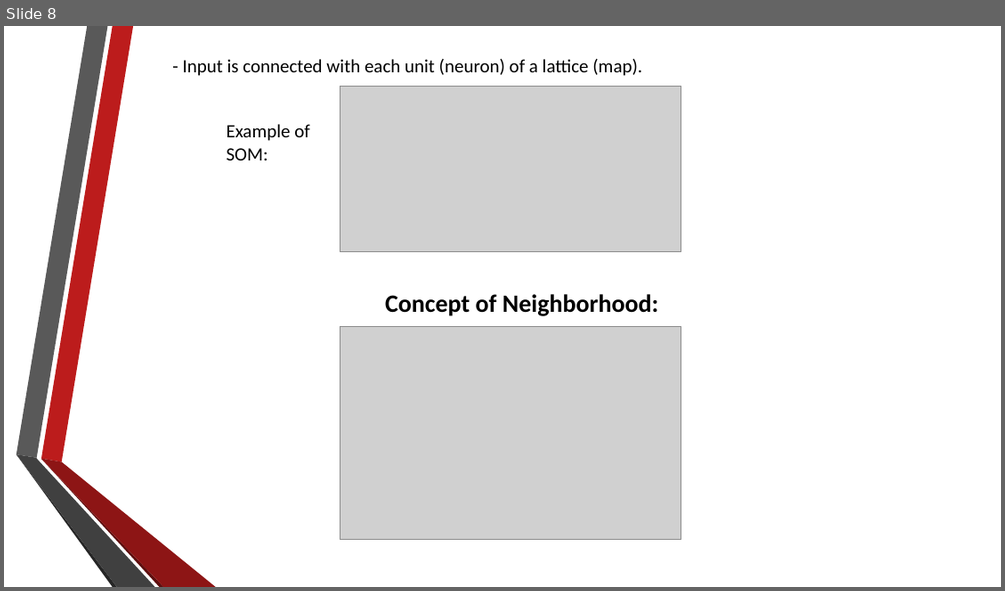
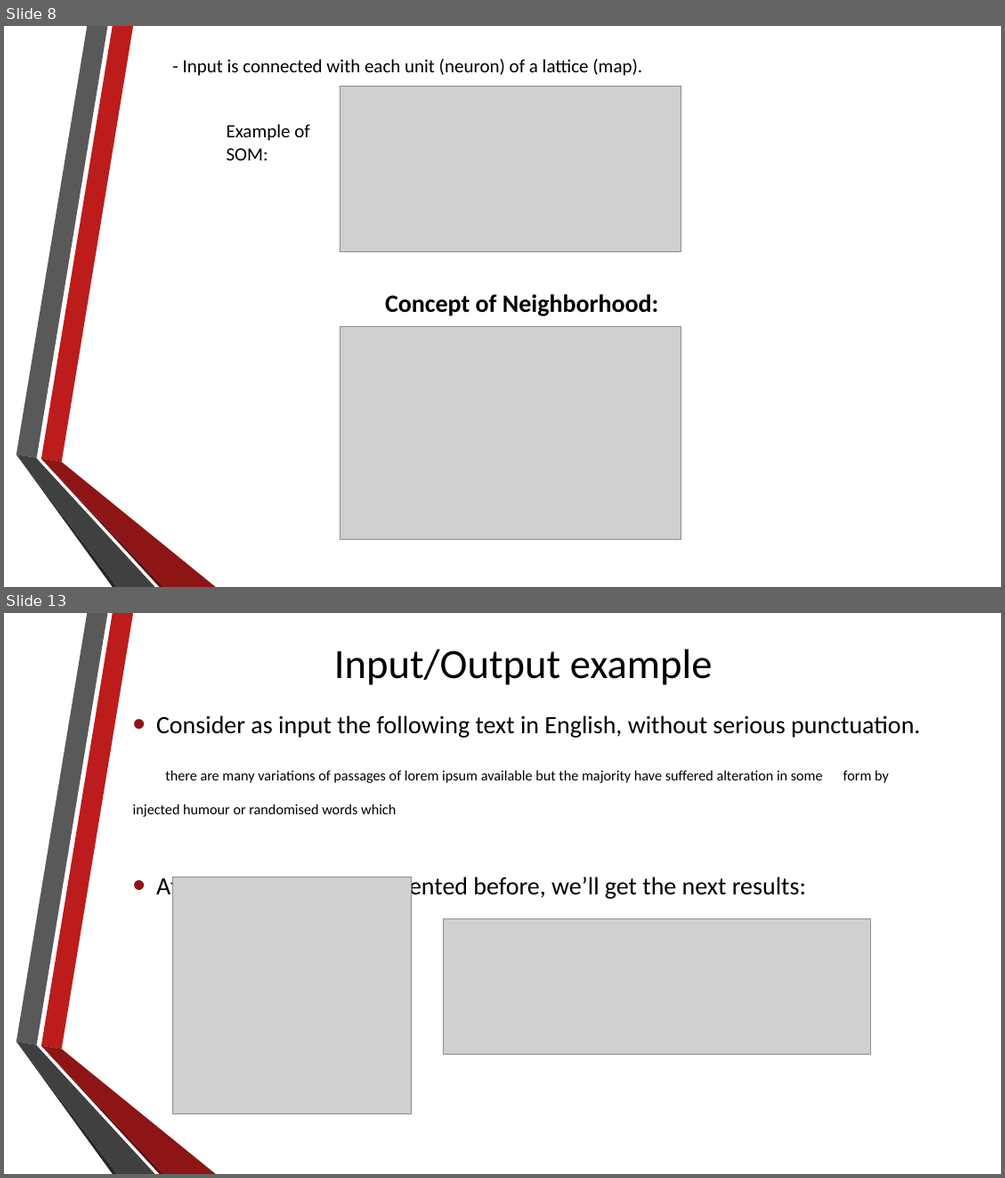
Before and after one commit to alexdn7/archaeology-project, a slide deck: About self-organizing maps.pptx. Shown one above the other, each under a label of ours: slide 8 before the commit, slides 8 and 13 after it; the slides between them are not shown. The pictures are 1005x591 and 1005x1178 pixels, drawn with LibreOffice and Linux fonts; fonts in the diff are those of the drawing; grey boxes stand for pictures. Boxes give left, top, right and bottom in pixels: in the first picture for what was removed or moved away, otherwise in the second. Text is boxed around its words. In the diff, an @@ line names an element or a change of style, - is before the commit and + after.

```diff
--- a/About self-organizing maps.pptx
+++ b/About self-organizing maps.pptx
@@ slide 13 added at <box>4,613,1001,1174</box>, background #FFFFFF; not listed: 6 template elements that a slide beside it also shows @@
@@ title added at <box>334,649,712,685</box>, 40 pt, text #000000 @@
+Input/Output example
@@ text added at <box>133,715,920,900</box>, 24 pt, text #000000 @@
+• Consider as input the following text in English, without serious punctuation.
+there are many variations of passages of lorem ipsum available but the majority have suffered alteration in some form by injected humour or randomised words which
+• After using the code presented before, we’ll get the next results:
@@ picture added at <box>172,877,412,1114</box> @@
@@ picture added at <box>444,919,872,1054</box> @@
```
Also in this commit, not shown: 2 slides changed, 7 other slides added, 1 slide removed, 2 other files.
